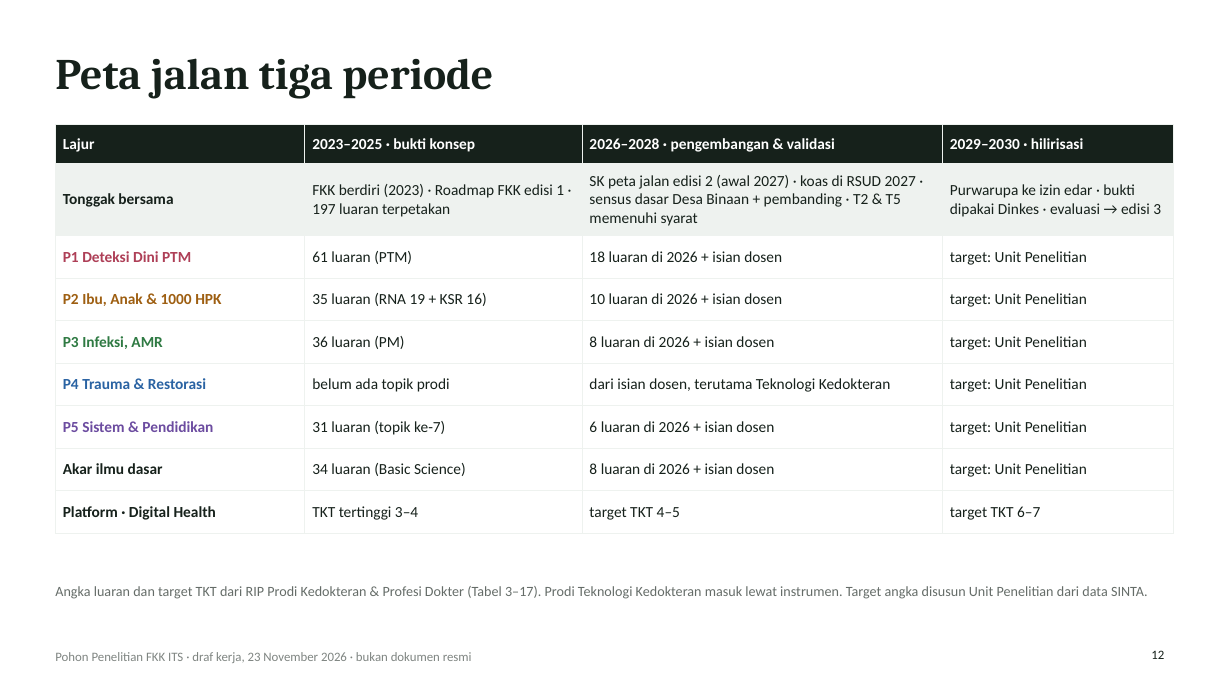
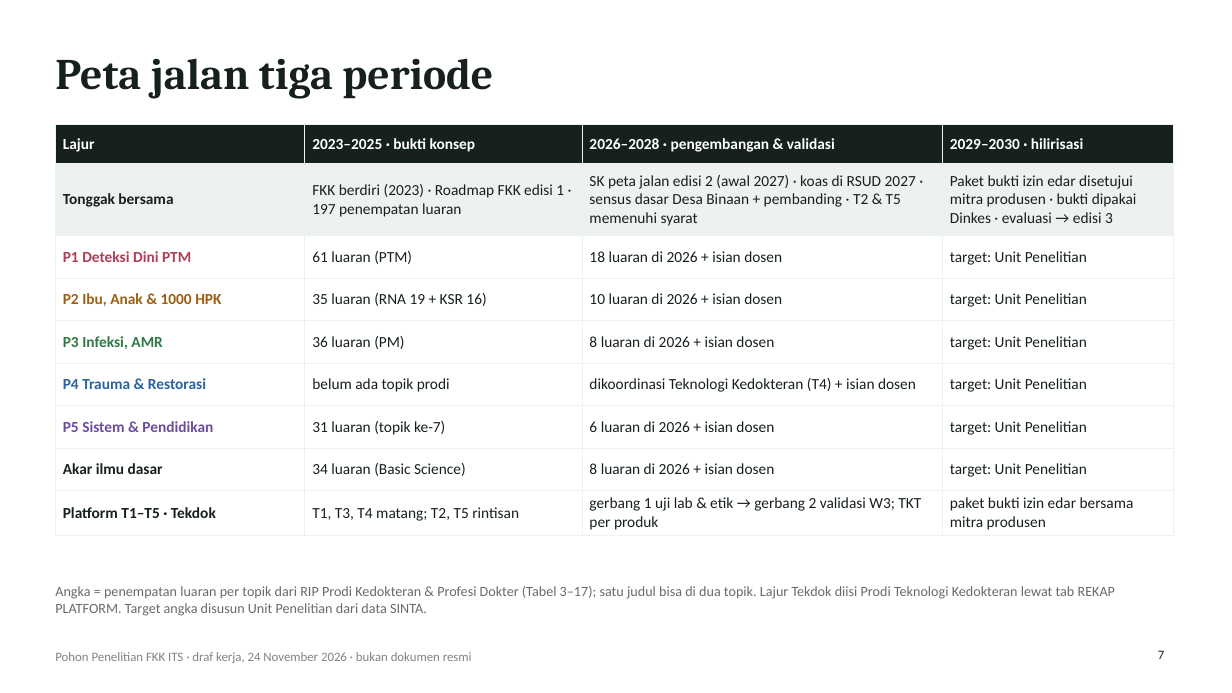
Before and after one commit to anakwirayuda-eng/desa-binaan-dashboard, a slide deck: slide 7 of output/PAPARAN_POHON_PENELITIAN_FKK_ITS.pptx (slide 12 before the commit). Drawn at 1232x693 pixels with LibreOffice and Linux fonts; fonts in the diff are those of the drawing. Boxes give left, top, right and bottom in pixels: in the first picture for what was removed or moved away, otherwise in the second. Text is boxed around its words. In the diff, an @@ line names an element or a change of style, - is before the commit and + after.

```diff
--- a/output/PAPARAN_POHON_PENELITIAN_FKK_ITS.pptx
+++ b/output/PAPARAN_POHON_PENELITIAN_FKK_ITS.pptx
@@ table at bbox=[55, 125, 1174, 534] @@
-row 2, column 2: FKK berdiri (2023) · Roadmap FKK edisi 1 · 197 luaran terpetakan
+row 2, column 2: FKK berdiri (2023) · Roadmap FKK edisi 1 · 197 penempatan luaran
-row 2, column 4: Purwarupa ke izin edar · bukti dipakai Dinkes · evaluasi → edisi 3
+row 2, column 4: Paket bukti izin edar disetujui mitra produsen · bukti dipakai Dinkes · evaluasi → edisi 3
-row 6, column 3: dari isian dosen, terutama Teknologi Kedokteran
+row 6, column 3: dikoordinasi Teknologi Kedokteran (T4) + isian dosen
-row 9: Platform · Digital Health | TKT tertinggi 3–4 | target TKT 4–5 | target TKT 6–7
+row 9: Platform T1–T5 · Tekdok | T1, T3, T4 matang; T2, T5 rintisan | gerbang 1 uji lab & etik → gerbang 2 validasi W3; TKT per produk | paket bukti izin edar bersama mitra produsen
@@ text at bbox=[55, 586, 1115, 616]: text changed @@
-Angka luaran dan target TKT dari RIP Prodi Kedokteran & Profesi Dokter (Tabel 3–17). Prodi Teknologi Kedokteran masuk lewat instrumen. Target angka disusun Unit Penelitian dari data SINTA.
+Angka = penempatan luaran per topik dari RIP Prodi Kedokteran & Profesi Dokter (Tabel 3–17); satu judul bisa di dua topik. Lajur Tekdok diisi Prodi Teknologi Kedokteran lewat tab REKAP PLATFORM. Target angka disusun Unit Penelitian dari data SINTA.
@@ text at bbox=[55, 652, 472, 663]: text changed @@
-Pohon Penelitian FKK ITS · draf kerja, 23 November 2026 · bukan dokumen resmi
+Pohon Penelitian FKK ITS · draf kerja, 24 November 2026 · bukan dokumen resmi
@@ page number at bbox=[1158, 650, 1164, 659]: text changed @@
-12
+7
```
Also in this commit, not shown: 20 other slides changed, 2 slides added, 17 other files.
